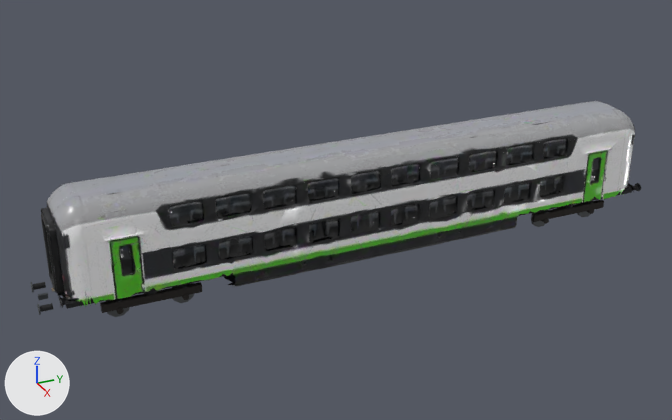
An edit to the glTF model juna/ed_m.glb, drawn before and after from the same camera.
Rendered twice from a 50 mm lens placed at (31.6, -15.7, 18.1), pointed at (-0.4, -1.3, 2.1). Lighting does not change. The marker at lower left points along +X, +Y and +Z. The first picture is the older version. Where no turn or scale is listed for an object, it has been applied to the vertices. Vertices at exactly the same position are counted once.

Names of what the first picture shows: 'Bogie_F_side1', 'buf_body-1-1', 'buf_body1-1', 'ed_kori', 'hook-1' and 6 more.
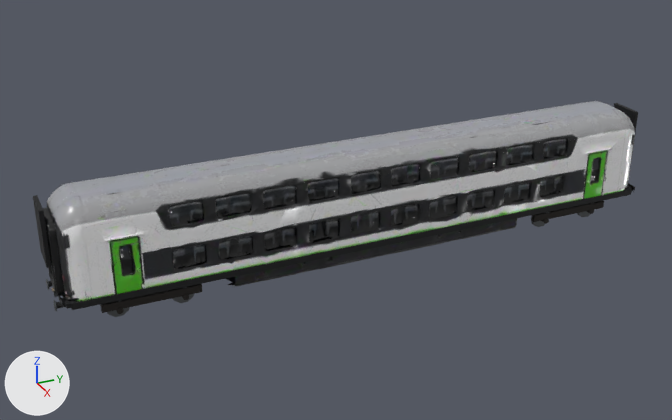
Changed parts and their boxes [x1, y1, x2, y2] in the pictures (672 x 420 px):
'ed_helma1', added
    after: [71, 189, 631, 310]
'ed_palje-1', added (black)
    after: [33, 195, 51, 268]
'ed_palje1', added
    after: [614, 103, 638, 154]
'buf_body1-1', moved
    before: [40, 303, 53, 312]
    after: [56, 302, 66, 308]
'buf_body-1-1', moved
    before: [33, 282, 46, 290]
    after: [48, 281, 53, 287]
'hook-1', moved
    before: [38, 293, 48, 300]
    after: [53, 291, 58, 297]

The change, as a list of edits to the scene's bpy script:
```text
Change me_buf_body1_1:
    used by ob_buf_body1_1; location = (0.0, 0.0, 0.0)
    remove me_buf_body1_1.from_pydata(...)  # 24 vertices, 44 faces; spans x 0.765..0.985, y -13.515..-13.065, z 0.95..1.17
    add me_buf_body1_1.from_pydata(...)  # 24 vertices, 44 faces; spans x 0.765..0.985, y -12.95..-12.5, z 0.95..1.17
    me_buf_body1_1 part 1: the whole mesh is moved by (0.0, 0.565, 0.0)
Change me_buf_body_1_1:
    used by ob_buf_body_1_1; location = (0.0, 0.0, 0.0)
    remove me_buf_body_1_1.from_pydata(...)  # 24 vertices, 44 faces; spans x -0.985..-0.765, y -13.515..-13.065, z 0.95..1.17
    add me_buf_body_1_1.from_pydata(...)  # 24 vertices, 44 faces; spans x -0.985..-0.765, y -12.95..-12.5, z 0.95..1.17
    me_buf_body_1_1 part 2: the whole mesh is moved by (0.0, 0.565, 0.0)
Change me_hook_1:
    used by ob_hook_1; location = (0.0, 0.0, 0.0)
    remove me_hook_1.from_pydata(...)  # 8 vertices, 12 faces; spans x -0.06..0.06, y -13.445..-13.095, z 0.97..1.15
    add me_hook_1.from_pydata(...)  # 8 vertices, 12 faces; spans x -0.06..0.06, y -12.88..-12.53, z 0.97..1.15
    me_hook_1 part 3: the whole mesh is moved by (0.0, 0.565, 0.0)
Add me_ed_palje_1:
    me_ed_palje_1.from_pydata(...)  # a box spanning x -0.72..0.72, y -13.06..-12.9, z 2.55..4.75
    me_ed_palje_1.materials.append(mat_musta)  # black #1b1c1e
Add me_ed_palje1:
    me_ed_palje1.from_pydata(...)  # a box spanning x -0.72..0.72, y 12.9..13.06, z 2.55..4.75
    me_ed_palje1.materials.append(mat_musta)  # black #1b1c1e
Add me_ed_helma1:
    me_ed_helma1.from_pydata([(1.6, -12.5, 1.1), (1.6, -12.5, 1.4), (1.6, 12.5, 1.1), (1.6, 12.5, 1.4), (1.6, -12.5, 1.1), (1.6, -12.5, 1.4), (1.6, 12.5, 1.1), (1.6, 12.5, 1.4)], [], [(0, 1, 3), (0, 3, 2), (2, 3, 7), (2, 7, 6), (6, 7, 5), (6, 5, 4), (4, 5, 1), (4, 1, 0), (2, 6, 4), (2, 4, 0), (7, 3, 1), (7, 1, 5)])
    me_ed_helma1.materials.append(mat_musta)  # black #1b1c1e
Add ob_ed_palje_1:
    ob_ed_palje_1 = bpy.data.objects.new('ed_palje-1', me_ed_palje_1)
    ob_ed_palje_1.location = (0.0, 0.0, 0.0)
Add ob_ed_palje1:
    ob_ed_palje1 = bpy.data.objects.new('ed_palje1', me_ed_palje1)
    ob_ed_palje1.location = (0.0, 0.0, 0.0)
Add ob_ed_helma1:
    ob_ed_helma1 = bpy.data.objects.new('ed_helma1', me_ed_helma1)
    ob_ed_helma1.location = (0.0, 0.0, 0.0)
```
